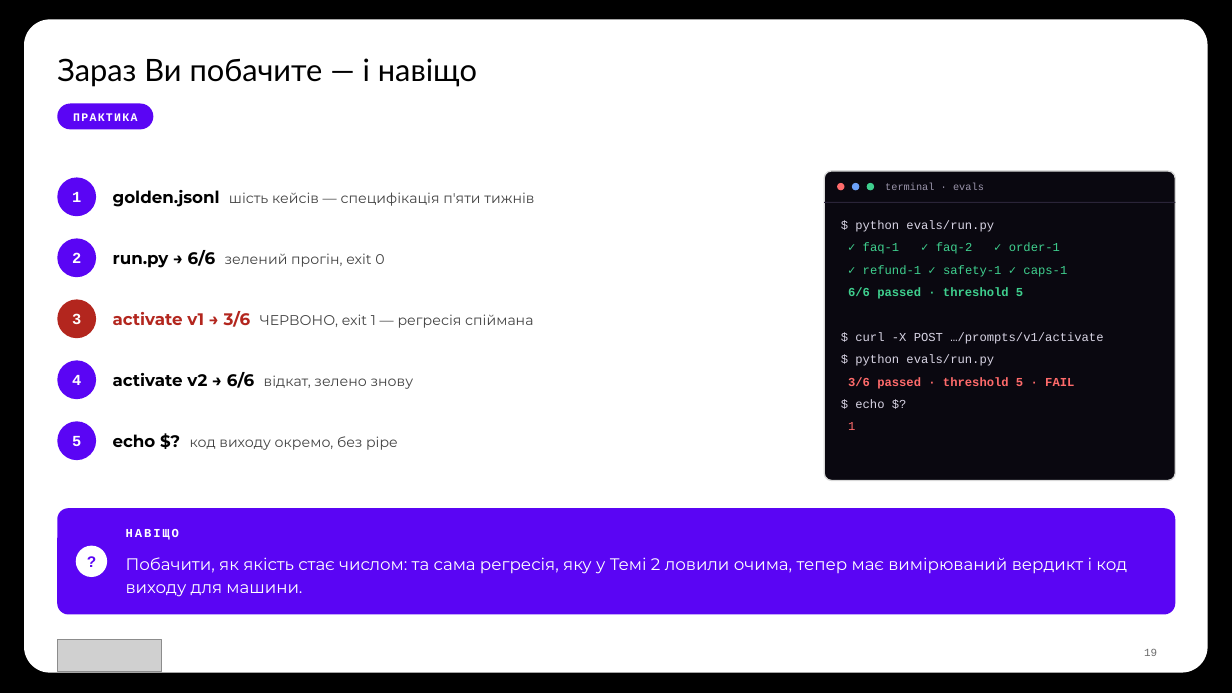
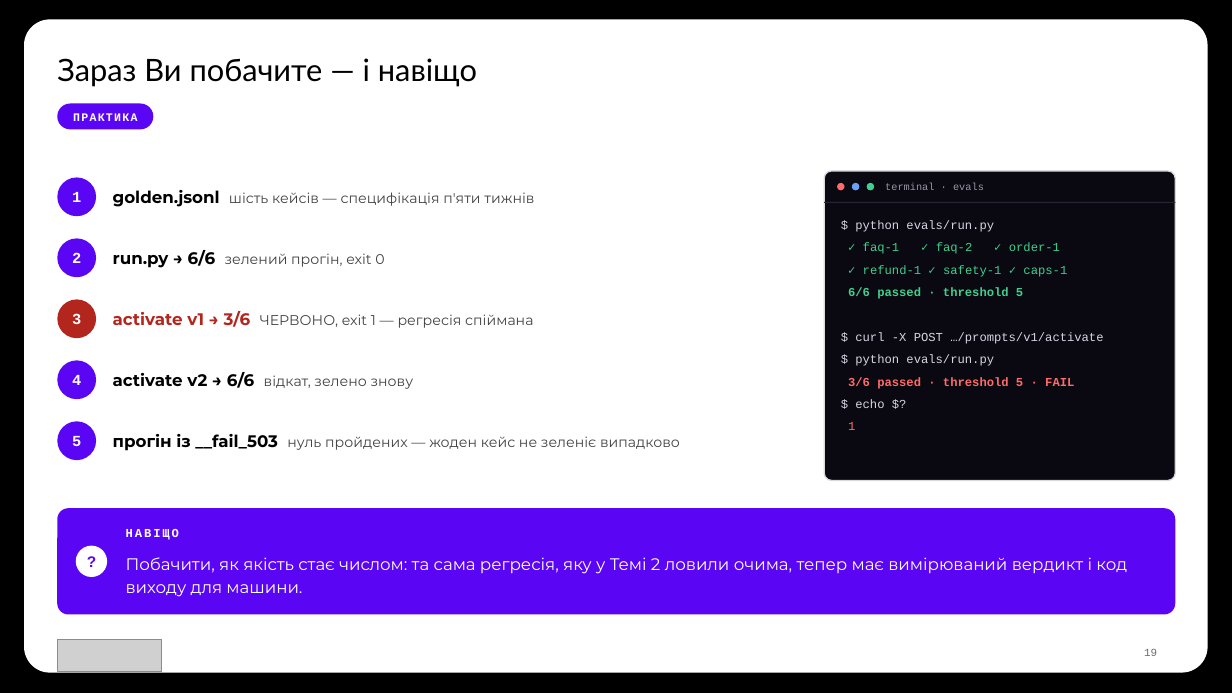
Before and after one commit to TarasFedorenkoFTV/llmops-bootcamp, a slide deck: slide 19 of docs/decks/L10.pptx. Drawn at 1232x693 pixels with LibreOffice and Linux fonts; fonts in the diff are those of the drawing; grey boxes stand for pictures; background and template pictures are left out. Boxes give left, top, right and bottom in pixels: in the first picture for what was removed or moved away, otherwise in the second. Text is boxed around its words. In the diff, an @@ line names an element or a change of style, - is before the commit and + after.

```diff
--- a/docs/decks/L10.pptx
+++ b/docs/decks/L10.pptx
@@ text at <box>113,434,680,451</box>: text changed @@
-echo $? код виходу окремо, без pipe
+прогін із __fail_503 нуль пройдених — жоден кейс не зеленіє випадково
```
Also in this commit, not shown: 4 other slides changed, 46 other files.
